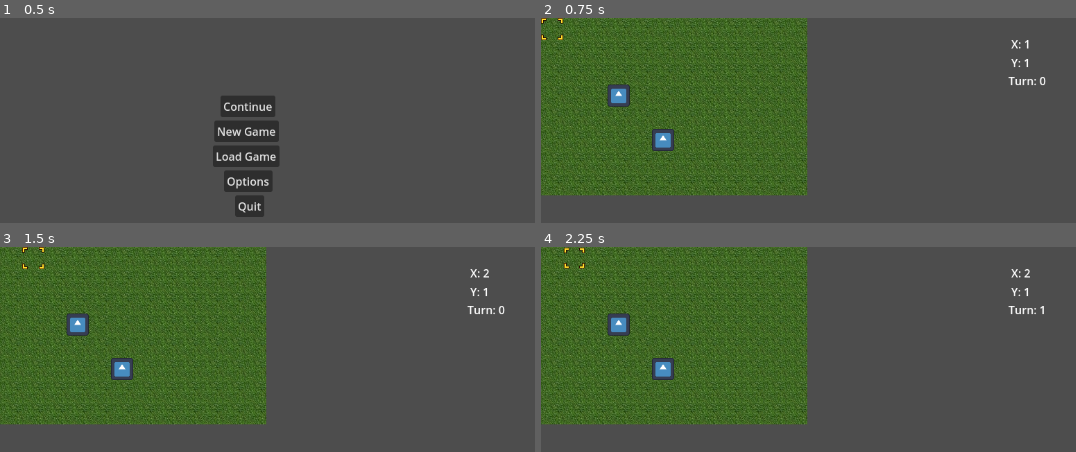
Above: before the commit, frames 1-4 (two rows, left to right).
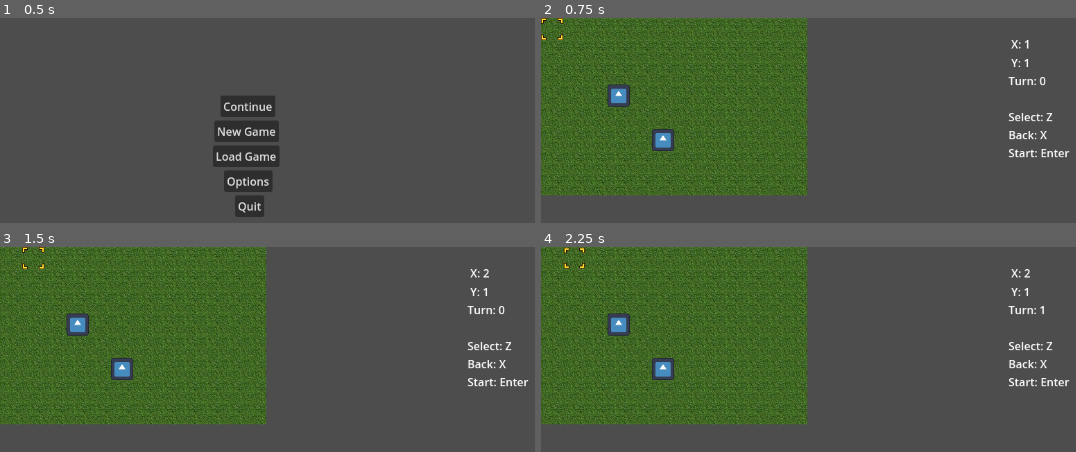
Above: after the commit, the same moments.

Repository: Gavello685/Project-Lovelace
Game: Godot game, scene res://main_menu.tscn
The game is run twice, just before and just after one commit, with the same random seed, the same clock (stepped at 60 frames per second) and the same inputs. The engine's default icon, where the game draws it, is replaced by a stand-in: a white triangle on a blue panel in a dark square.
Inputs:
- Up to frame 1 (0.5 s): no input
- Up to frame 2 (0.75 s): click "New Game" at 0.5 s
- Up to frame 3 (1.5 s): tap Enter (start) at 1.25 s; hold Right (right) from 1.28 s (still down); hold Z (select) from 1.28 s (still down)
- Up to frame 4 (2.25 s): tap Enter (start) at 2, 2.1 s; release Right (right) at 2.03 s; release Z (select) at 2.03 s; hold X (back) from 2.03 s (still down)

Frame 1 is identical in both runs. In frame 2, 0.6% of the frame differs, in the area x 87-99%, y 46-69%; in frame 3, 0.6%; in frame 4, 0.6%.

Commit message:
added controls to main battle scene, because i can't remember them

Diff:
--- a/MainNode.gd
+++ b/MainNode.gd
@@ -6,6 +6,9 @@
 @onready var _Xlabel = $Node/XLabel
 @onready var _YLabel = $Node/YLabel
 @onready var _TurnLabel = $Node/TurnLabel
+@onready var _Selectlabel = $Node/SelectLabel
+@onready var _BackLabel = $Node/BackLabel
+@onready var _StartLabel = $Node/StartLabel
 
 var tileSize = 32
 var mapWidth = 20
@@ -16,6 +19,10 @@
 
 # Called when the node enters the scene tree for the first time.
 func _ready():
+	_Selectlabel.text = "Select: Z"
+	_BackLabel.text = "Back: X"
+	_StartLabel.text = "Start: Enter"
+
 	for unit in Global.units:
 		_tileMap.add_child(unit)
 
--- a/main_node.tscn
+++ b/main_node.tscn
@@ -88,3 +88,21 @@
 offset_top = 79.0
 offset_right = 714.0
 offset_bottom = 102.0
+
+[node name="SelectLabel" type="Label" parent="Node"]
+offset_left = 674.0
+offset_top = 131.0
+offset_right = 714.0
+offset_bottom = 154.0
+
+[node name="BackLabel" type="Label" parent="Node"]
+offset_left = 674.0
+offset_top = 157.0
+offset_right = 714.0
+offset_bottom = 180.0
+
+[node name="StartLabel" type="Label" parent="Node"]
+offset_left = 674.0
+offset_top = 183.0
+offset_right = 714.0
+offset_bottom = 206.0
